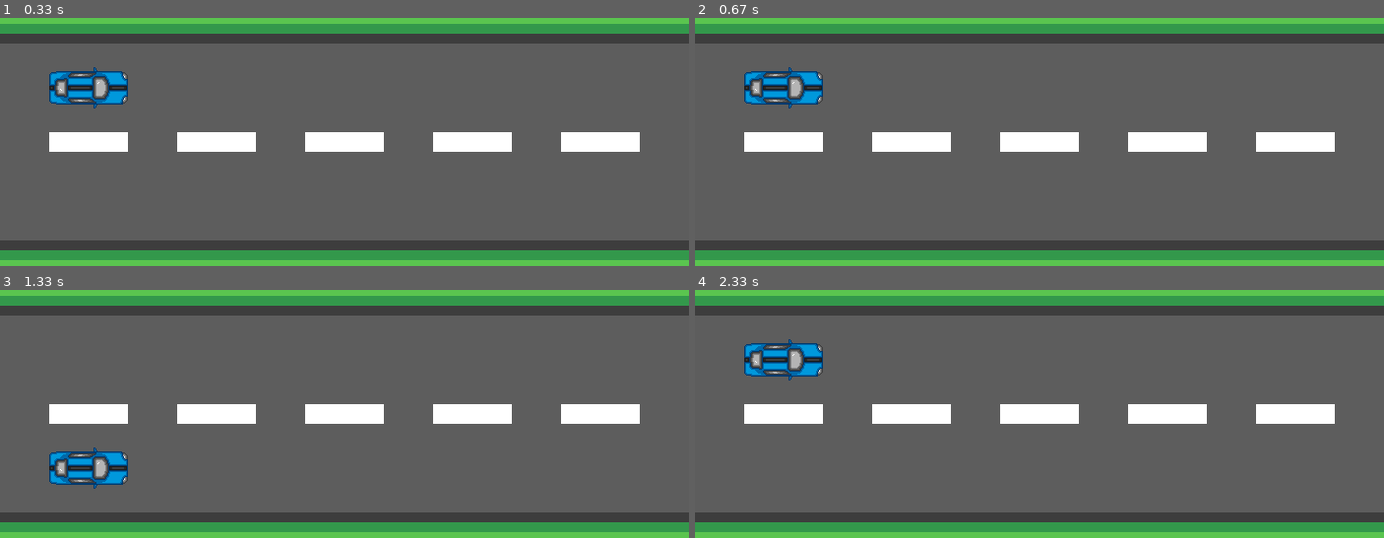
Above: before the commit, frames 1-4 (two rows, left to right).
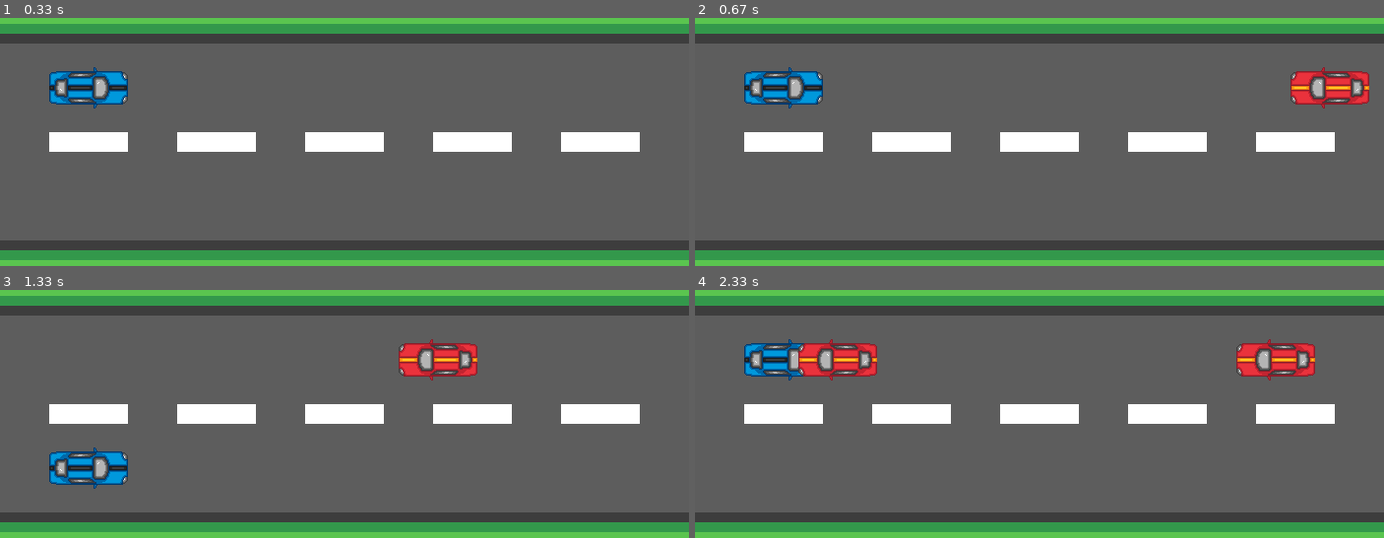
Above: after the commit, the same moments.

Repository: daliborstakic/racingcar-pygame
Game: pygame game, started from main.py
Same seed, same stepped clock (60 frames per second), same inputs: the game is played once before the commit and once after it.
Inputs:
- Up to frame 1 (0.33 s): no input
- Up to frame 2 (0.67 s): no input
- Up to frame 3 (1.33 s): hold Down 0.83-1.3 s
- Up to frame 4 (2.33 s): hold Up 1.33-1.7 s; hold Down 1.73-2.1 s; hold Up from 2.13 s (still down)

Frame 1 is identical in both runs. In frame 2, 1.4% of the frame differs, in the area x 86-98%, y 19-37%; in frame 3, 1.4%; in frame 4, 2.9%, in the area x 15-90%, y 19-37%.

Commit message:
Enemies can now spawn.

Diff:
--- a/main.py
+++ b/main.py
@@ -24,22 +24,22 @@
 
 class Car(ABC):
     @abstractmethod
-    def draw(self):
+    def move(self):
         pass
 
     @abstractmethod
-    def move(self):
+    def draw(self):
         pass
 
 
 class Enemy(Car):
     def __init__(self):
-        self.x = 0
-        self.y = 0
-        self.moving_speed = 30
+        self.x = 800
+        self.y = random.choice([124, 234])
+        self.moving_speed = 5
 
     def draw(self):
-        pass
+        win.blit(ENEMY_IMG, (self.x, self.y))
 
     def move(self):
         self.x -= self.moving_speed
@@ -63,19 +63,32 @@
             self.y = 124
 
 
+def enemy_spawn(enemy):
+    if enemy.x == WIDTH // 2:
+        enemies.append(Enemy())
+
+    if enemy.x <= 0:
+        enemies.pop(0)
+
+
 def render():
     win.fill(WHITE)
     win.blit(BACKGROUND, (0, 0))
     player.draw()
+
+    for enemy in enemies:
+        enemy.draw()
+
     pygame.display.update()
 
 
 def main():
-    global player
+    global player, enemies
 
     run = True
 
     player = Player()
+    enemies = [Enemy()]
 
     while run:
         clock.tick(FPS)
@@ -86,6 +99,10 @@
 
             player.move()
 
+        for enemy in enemies:
+            enemy.move()
+            enemy_spawn(enemy)
+
         render()
 
 
